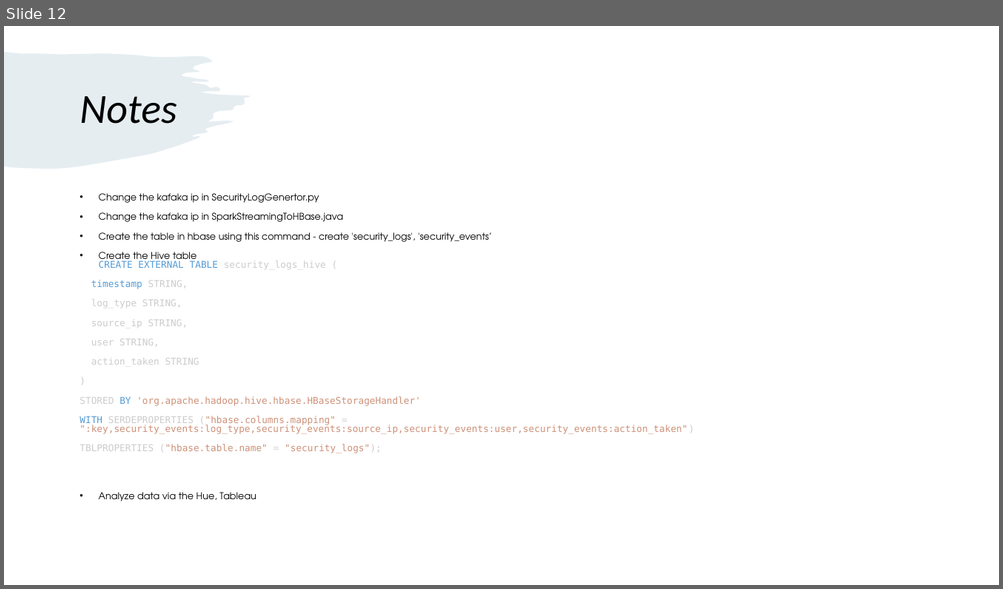
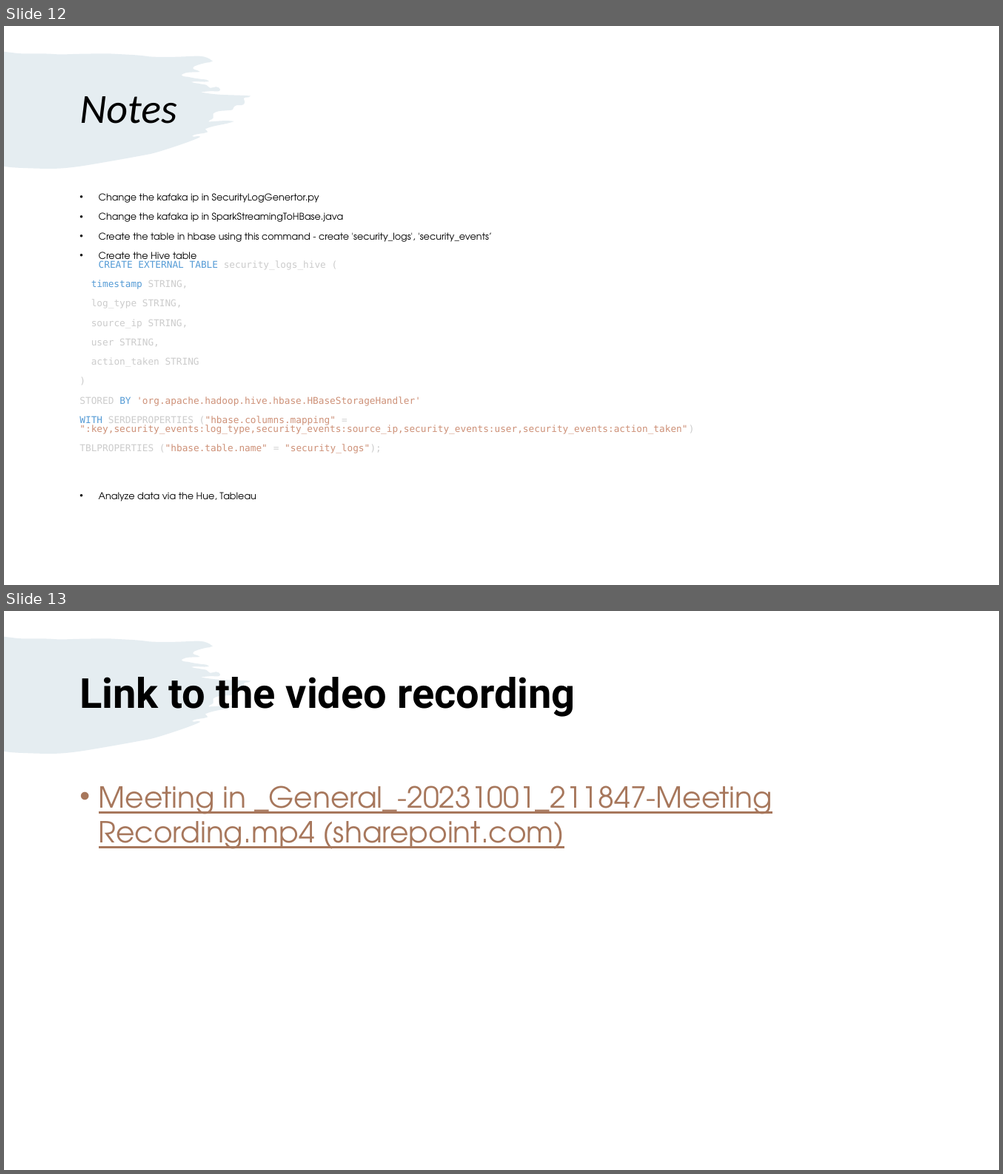
Before and after one commit to winongit/BDT_Security_Log_Analyser, a slide deck: BDT Final Project.pptx. Shown one above the other, each under a label of ours: slide 12 before the commit, slides 12 and 13 after it. The pictures are 1003x589 and 1003x1174 pixels, drawn with LibreOffice and Linux fonts; fonts in the diff are those of the drawing. Boxes give left, top, right and bottom in pixels: in the first picture for what was removed or moved away, otherwise in the second. Text is boxed around its words. In the diff, an @@ line names an element or a change of style, - is before the commit and + after.

Commit message:
Upload Video Link

```diff
--- a/BDT Final Project.pptx
+++ b/BDT Final Project.pptx
@@ slide 13 added at (4,611,999,1170), background #FFFFFF; not listed: 1 template element that a slide beside it also shows @@
@@ title added at (79,677,575,717), 40 pt, text #000000, bold @@
+Link to the video recording
@@ text added at (99,786,772,849), 28 pt, text #A7775C, underline @@
+• Meeting in _General_-20231001_211847-Meeting Recording.mp4 (sharepoint.com)
```
